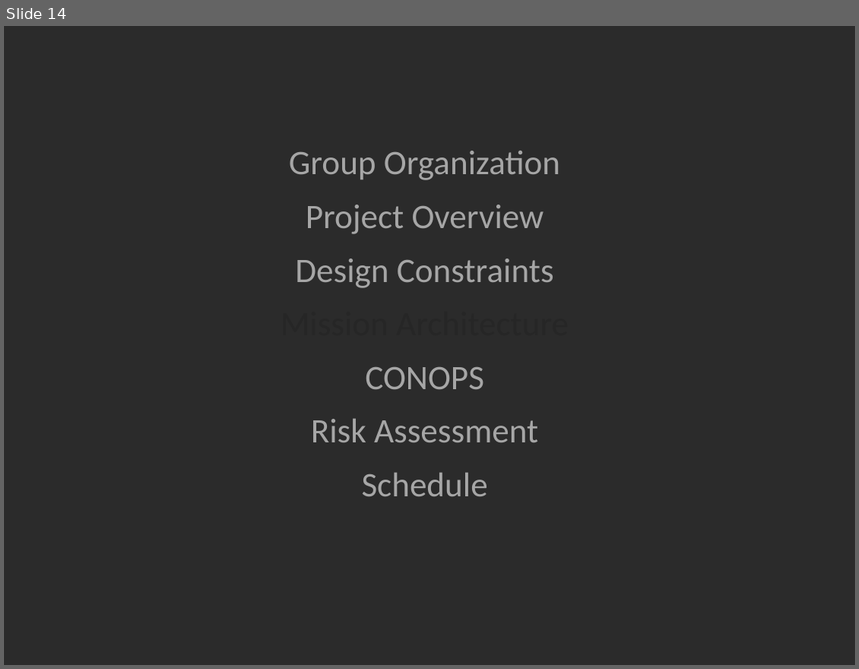
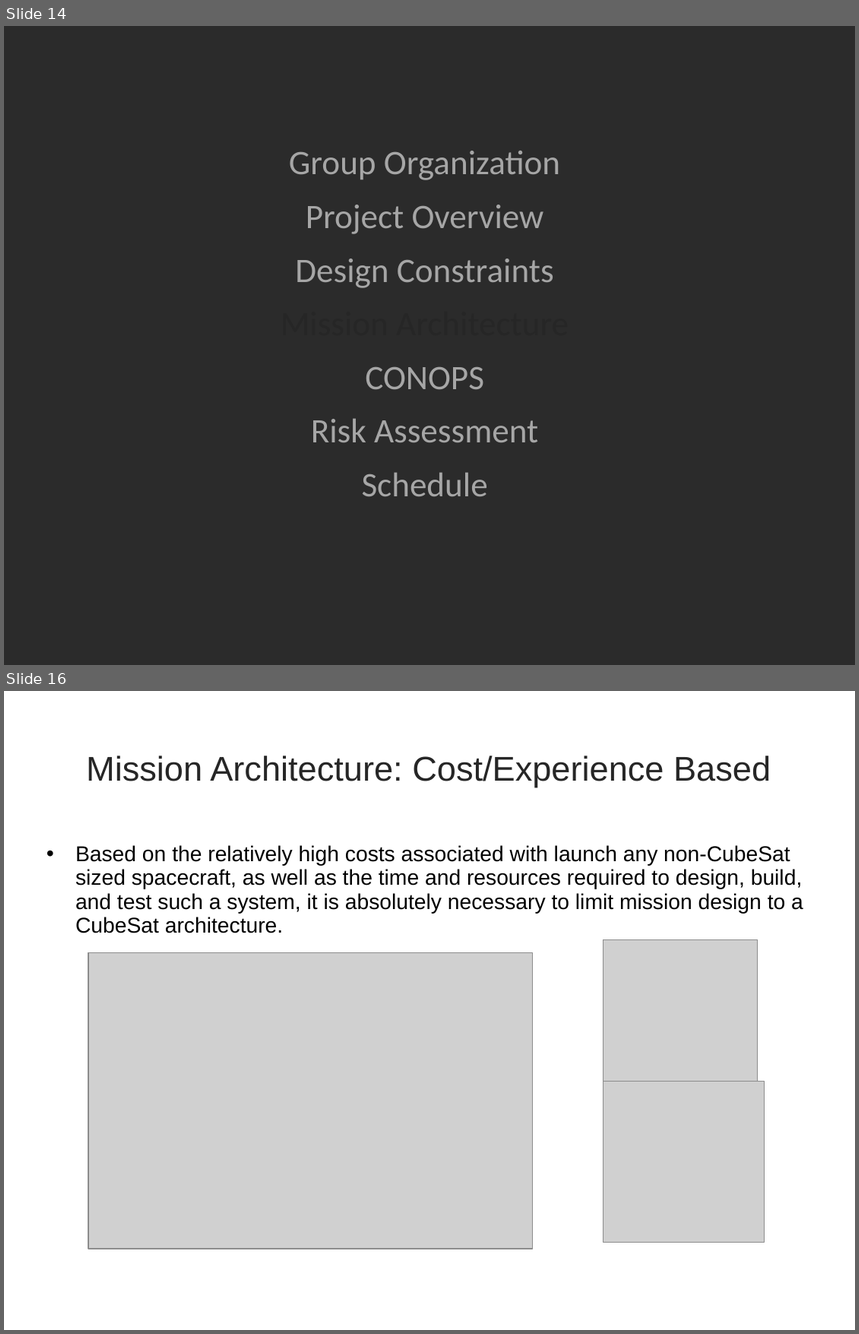
Before and after one commit to RascalSeniorDesign/Preliminary-Design, a slide deck: CMQA/Presentations/First-Semester-Presentation (Internal Use Only).ppt. Shown one above the other, each under a label of ours: slide 14 before the commit, slides 14 and 16 after it; the slides between them are not shown. The pictures are 859x669 and 859x1334 pixels, drawn with LibreOffice and Linux fonts; fonts in the diff are those of the drawing; grey boxes stand for pictures; background and template pictures are left out; a plain dark background stands for a picture behind light text. Boxes give left, top, right and bottom in pixels: in the first picture for what was removed or moved away, otherwise in the second. Text is boxed around its words. In the diff, an @@ line names an element or a change of style, - is before the commit and + after.

```diff
--- a/CMQA/Presentations/First-Semester-Presentation (Internal Use Only).ppt
+++ b/CMQA/Presentations/First-Semester-Presentation (Internal Use Only).ppt
@@ slide 16 added at [4,691,855,1330], background picture (left out) @@
@@ title added at [86,756,771,787], 32 pt, text #262626 @@
+Mission Architecture: Cost/Experience Based
@@ text added at [75,845,804,933], 20 pt, text #000000 @@
+• Based on the relatively high costs associated with launch any non-CubeSat sized spacecraft, as well as the time and resources required to design, build, and test such a system, it is absolutely necessary to limit mission design to a CubeSat architecture.
@@ picture added at [604,940,758,1095] @@
@@ picture added at [88,953,532,1249] @@
@@ picture added at [604,1081,764,1242] @@
@@ text added at [294,1301,563,1330], 14 pt, text #FFFFFF @@
+Team Bravo
@@ page number added at [810,1307,840,1330], 14 pt, text #FFFFFF @@
+16
```
Also in this commit, not shown: 24 slides changed, 5 other slides added, 3 slides removed.
